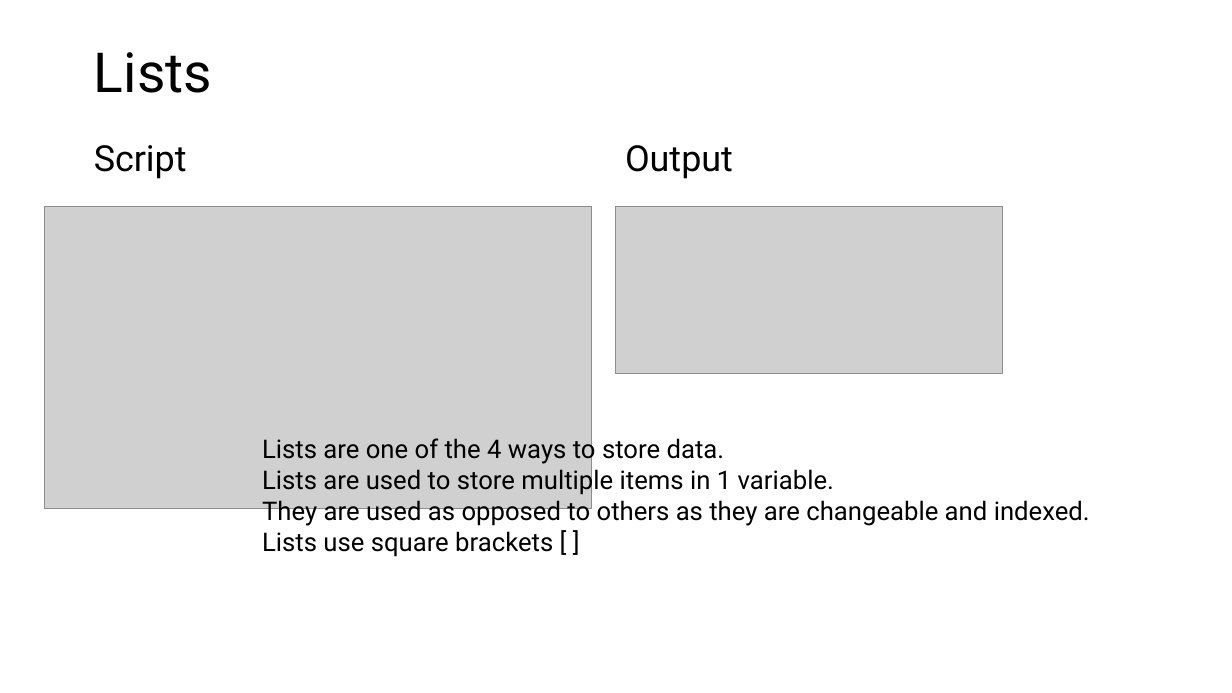
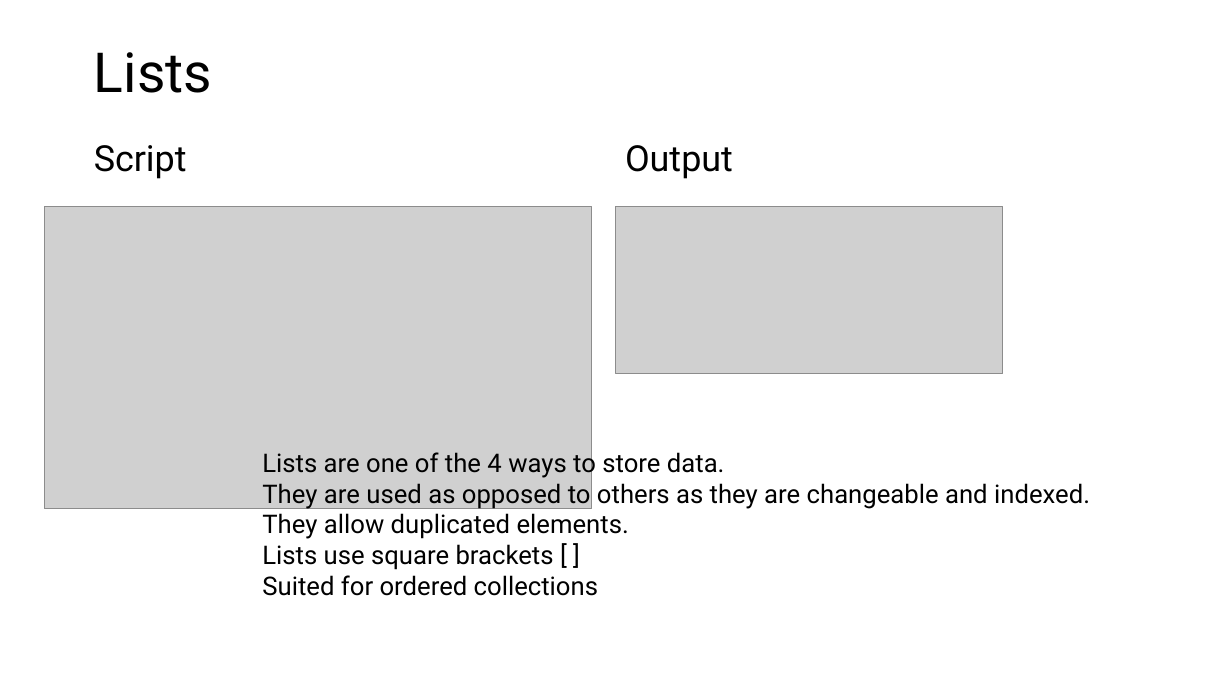
Before and after one commit to PengoPango/403IT_Programming_repos, a slide deck: slide 12 of 403_Programming/assignments/403IT_Understanding_PP.pptx (slide 10 before the commit). Drawn at 1232x693 pixels with LibreOffice and Linux fonts; fonts in the diff are those of the drawing; grey boxes stand for pictures. Boxes give left, top, right and bottom in pixels: in the first picture for what was removed or moved away, otherwise in the second. Text is boxed around its words. In the diff, an @@ line names an element or a change of style, - is before the commit and + after.

```diff
--- a/403_Programming/assignments/403IT_Understanding_PP.pptx
+++ b/403_Programming/assignments/403IT_Understanding_PP.pptx
@@ text "Lists are one of the ..." moved from (x1=262, y1=435, x2=1090, y2=557) to (x1=262, y1=448, x2=1090, y2=596) @@
@@ text at (x1=262, y1=466, x2=834, y2=496): paragraph removed @@
-Lists are used to store multiple items in 1 variable.
@@ text at (x1=262, y1=513, x2=629, y2=539): paragraph added @@
+They allow duplicated elements.
@@ text at (x1=262, y1=575, x2=598, y2=596): paragraph added @@
+Suited for ordered collections
```
Also in this commit, not shown: 3 slides added, 3 slides removed, 5 other files.
